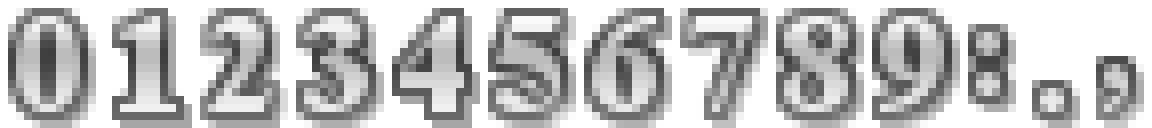
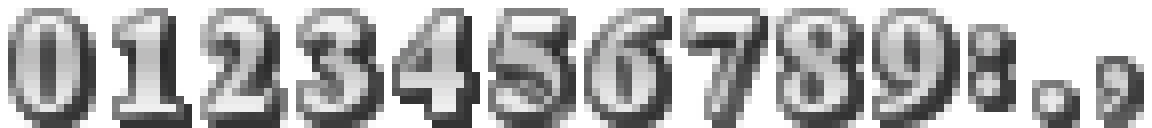
Layers edited between the first and the second w=1152, h=128 image:
added layer "クリップボード コピー" above "クリップボード" over [8, 8, 1136, 120]
hid "クリップボード" over [8, 8, 1136, 120]
added layer "クリップボード コピー #1" (80%) above "レイヤー" over [16, 16, 1144, 128]
hid "レイヤー" over [8, 8, 1144, 128]
